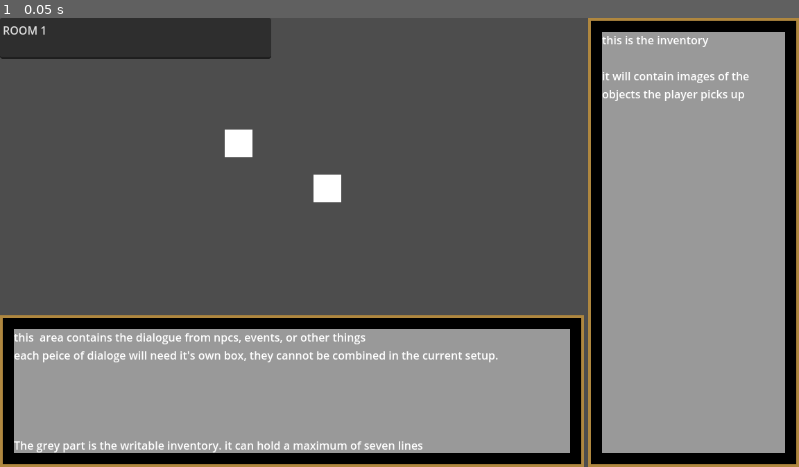
Above: before the commit, frame 1.
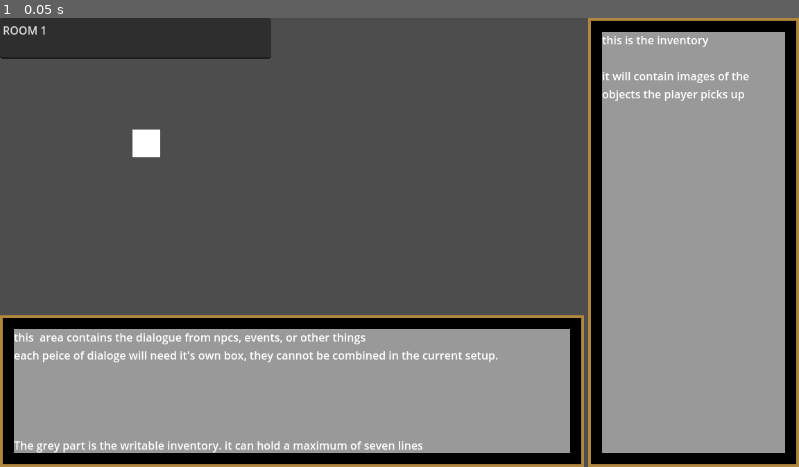
Above: after the commit, the same moment.

Repository: IsaacLandrum/SoulTel
Game: Godot game, scene res://Scenes/Room1.tscn
The game is run twice, just before and just after one commit, with the same random seed, the same clock (stepped at 60 frames per second) and the same inputs.
Inputs:
- Up to frame 1 (0.05 s): no input

The runs differ from the first frame. In frame 1, 0.7% of the frame differs, in the area x 16-43%, y 24-42%.

Commit message:
character ID added to the editor
I added character ID's to the editor. you can change them from there. improved some code.

Diff:
--- a/Scenes/Room1.tscn
+++ b/Scenes/Room1.tscn
@@ -11,9 +11,7 @@
 text = "ROOM 1"
 
 [node name="Interactable" parent="." instance=ExtResource("1_h5xoy")]
-position = Vector2(324, 161)
+position = Vector2(191, 161)
+CharacterID = "02"
 
 [node name="Early_UI" parent="." instance=ExtResource("2_gj1gp")]
-
-[node name="Interactable2" parent="." instance=ExtResource("1_h5xoy")]
-position = Vector2(452, 226)
--- a/Scenes/Room2.tscn
+++ b/Scenes/Room2.tscn
@@ -11,3 +11,4 @@
 
 [node name="Interactable" parent="." instance=ExtResource("1_djn6c")]
 position = Vector2(102, 292)
+CharacterID = "01"
--- a/Scripts/TextBox.gd
+++ b/Scripts/TextBox.gd
@@ -50,7 +50,8 @@
 
 #changes the dipslayed dialogue in the text-box
 func change_displayed_dialogue(newKey):
-	var newDialoge = dialogueTree.Search(newKey)
+	var ID = filePath2+newKey+"00"
+	var newDialoge = dialogueTree.Search(ID.to_int())
 	display.text = newDialoge
 
 #handles the text
--- a/Scripts/interactable.gd
+++ b/Scripts/interactable.gd
@@ -1,7 +1,8 @@
 extends Node
 
+@export var CharacterID: String
+
 var isHovering = false
-var CharacterID = null
 
 #connection to other node/script
 var dialoge_connection
@@ -32,7 +33,7 @@
 	if (action == "TALK"):
 		pass#TALK
 	if (action == "EXAMINE"):
-		DialogOut.emit(000000)	#emits the error signal to the dialoge
+		DialogOut.emit(CharacterID)	#emits the error signal to the dialoge
 		pass#examine
 	if (action == "USE"):
 		pass#USE
Not shown, changed: Dialogue/Room_00.txt
